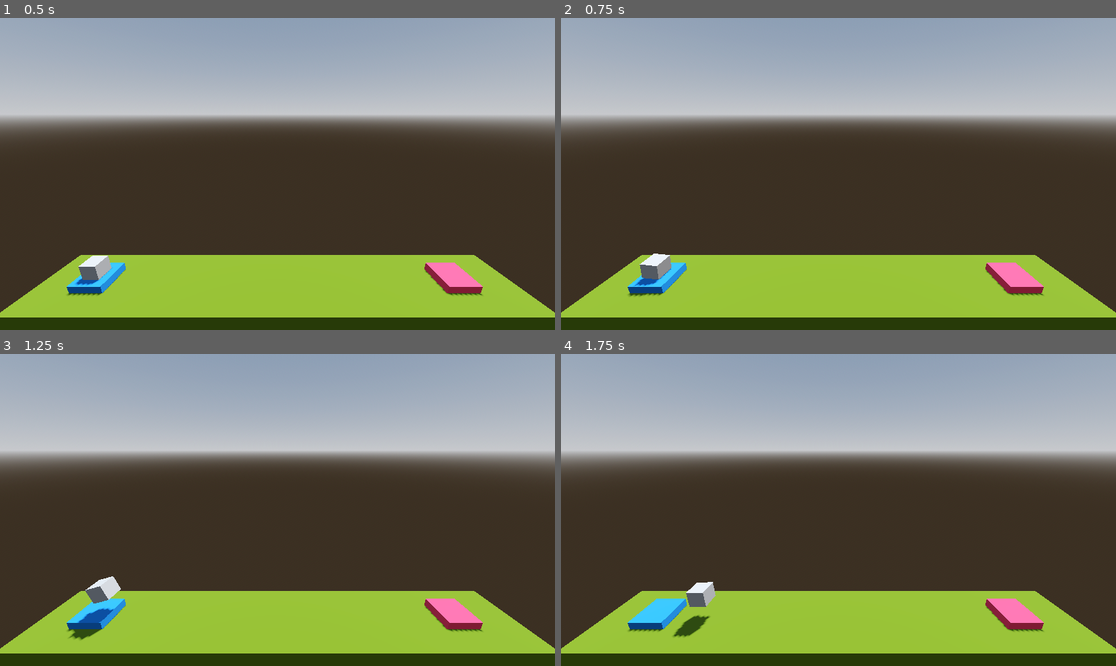
Above: before the commit, frames 1-4 (two rows, left to right).
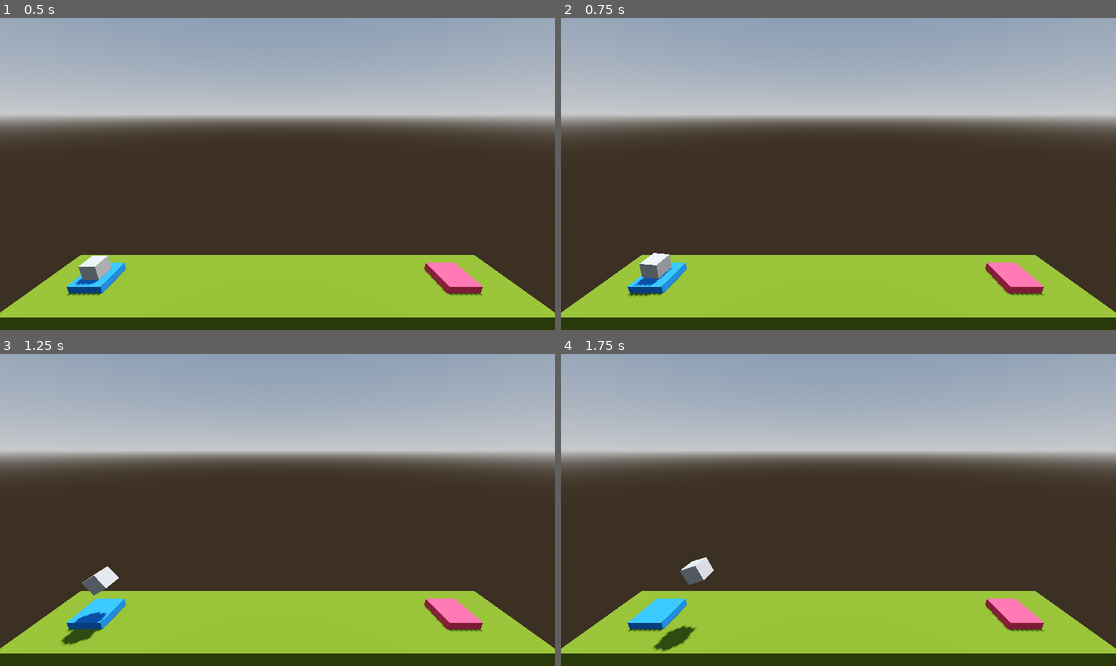
Above: after the commit, the same moments.

Repository: Nordtwig/flatulentius-unleashed
Game: Godot game, scene res://level/level.tscn
The game is run twice, just before and just after one commit, with the same random seed, the same clock (stepped at 60 frames per second) and the same inputs.
Inputs:
- Up to frame 1 (0.5 s): no input
- Up to frame 2 (0.75 s): tap Enter at 0.5 s; hold D (rotate_right) from 0.53 s (still down); hold Space (boost) from 0.53 s (still down)
- Up to frame 3 (1.25 s): keep holding D (rotate_right); keep holding Space (boost)
- Up to frame 4 (1.75 s): release D (rotate_right) at 1.28 s; release Space (boost) at 1.28 s; hold A (rotate_left) from 1.28 s (still down); tap Space (boost) at 1.35 s

Frame 1 is identical in both runs. In frame 2, less than 0.1% of the frame differs, in the area x 14-21%, y 75-90%; in frame 3, 0.6%; in frame 4, 1.0%, in the area x 16-28%, y 65-96%.

Commit message:
Export player variables

Diff:
--- a/level/level.tscn
+++ b/level/level.tscn
@@ -53,7 +53,6 @@
 
 [node name="Player" parent="." instance=ExtResource("1_jxxc1")]
 transform = Transform3D(1, 0, 0, 0, 1, 0, 0, 0, 1, -11.4925, 1.04574, 0)
-thrust = 1000.0
 
 [node name="Camera3D" type="Camera3D" parent="."]
 transform = Transform3D(1, 0, 0, 0, 0.959496, 0.281722, 0, -0.281722, 0.959496, 0, 10.2828, 10.6654)
--- a/player/player.gd
+++ b/player/player.gd
@@ -1,17 +1,20 @@
 extends RigidBody3D
 
-@export var thrust : float = 1500.0
-@export var agility : float = 100.0
+## How much vertical force to apply when moving.
+@export_range(100.0, 3000.0)  var thrust : float = 1200.0
+
+## How much torque to apply when rotating.
+@export_range(5.0, 200.0) var torque : float = 80.0
 
 func _process(delta: float) -> void:
 	if Input.is_action_pressed("boost"):
 			apply_central_force(basis.y * delta * thrust)
 
 	if Input.is_action_pressed("rotate_left"):
-		apply_torque(Vector3(0.0, 0.0, agility * delta))
+		apply_torque(Vector3(0.0, 0.0, torque * delta))
 
 	if Input.is_action_pressed("rotate_right"):
-		apply_torque(Vector3(0.0, 0.0, -agility * delta))
+		apply_torque(Vector3(0.0, 0.0, -torque * delta))
 
 func _on_body_entered(body:Node) -> void:
 	if "goal" in body.get_groups():
